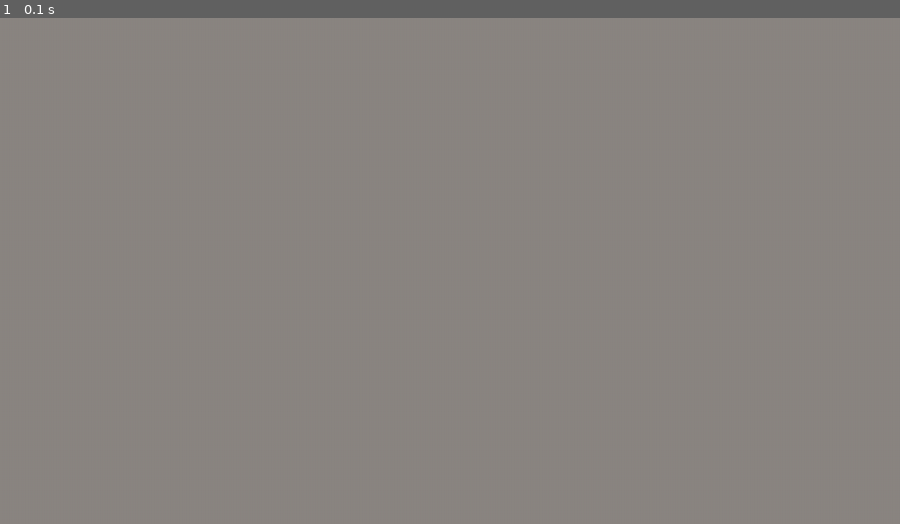
Above: before the commit, frame 1.
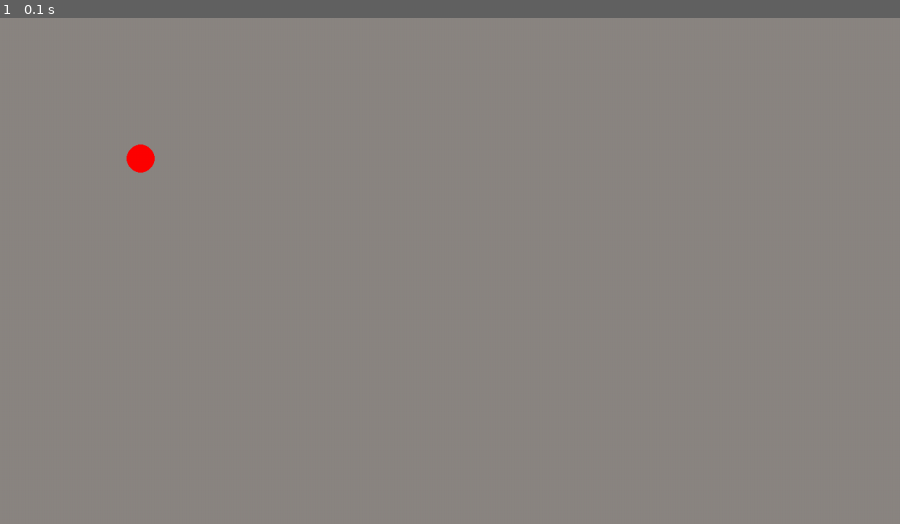
Above: after the commit, the same moment.

Repository: fjnn/pygame-tutorial
Game: pygame game, started from canvas.py
The game is run twice, just before and just after one commit, with the same random seed, the same clock (stepped at 60 frames per second) and the same inputs.
Inputs:
- Up to frame 1 (0.1 s): no input

The runs differ from the first frame. In frame 1, 0.1% of the frame differs, in the area x 14-18%, y 24-31%.

Commit message:
character init

Diff:
--- a/canvas.py
+++ b/canvas.py
@@ -1,5 +1,6 @@
 # Example file showing a basic pygame "game loop"
 import pygame
+from character import Character
 
 # pygame setup
 pygame.init()
@@ -8,8 +9,11 @@
 running = True
 dt = 0
 
+character1 = Character(screen, 200, 200, 20)
+
 def update():
-    pass
+    character1.update()
+
 
 while running:
     # poll for events
--- /dev/null
+++ b/character.py
@@ -0,0 +1,12 @@
+import pygame
+
+class Character:
+    def __init__(self, screen, x, y, size) -> None:
+        self.screen = screen
+        self.color = (255, 0, 0)
+        self.x = x
+        self.y = y
+        self.size = size
+
+    def update(self):
+        pygame.draw.circle(self.screen, self.color, (self.x, self.y), self.size)
